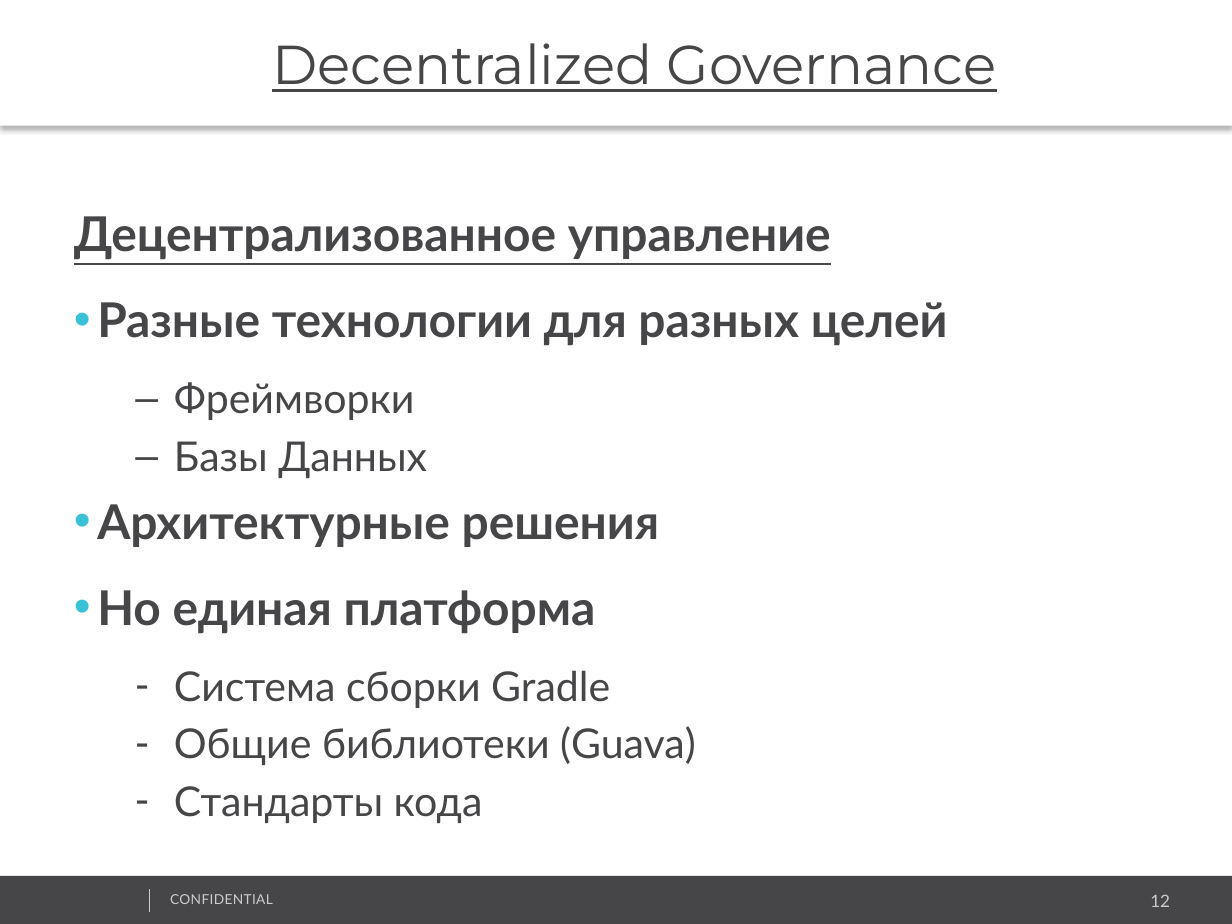
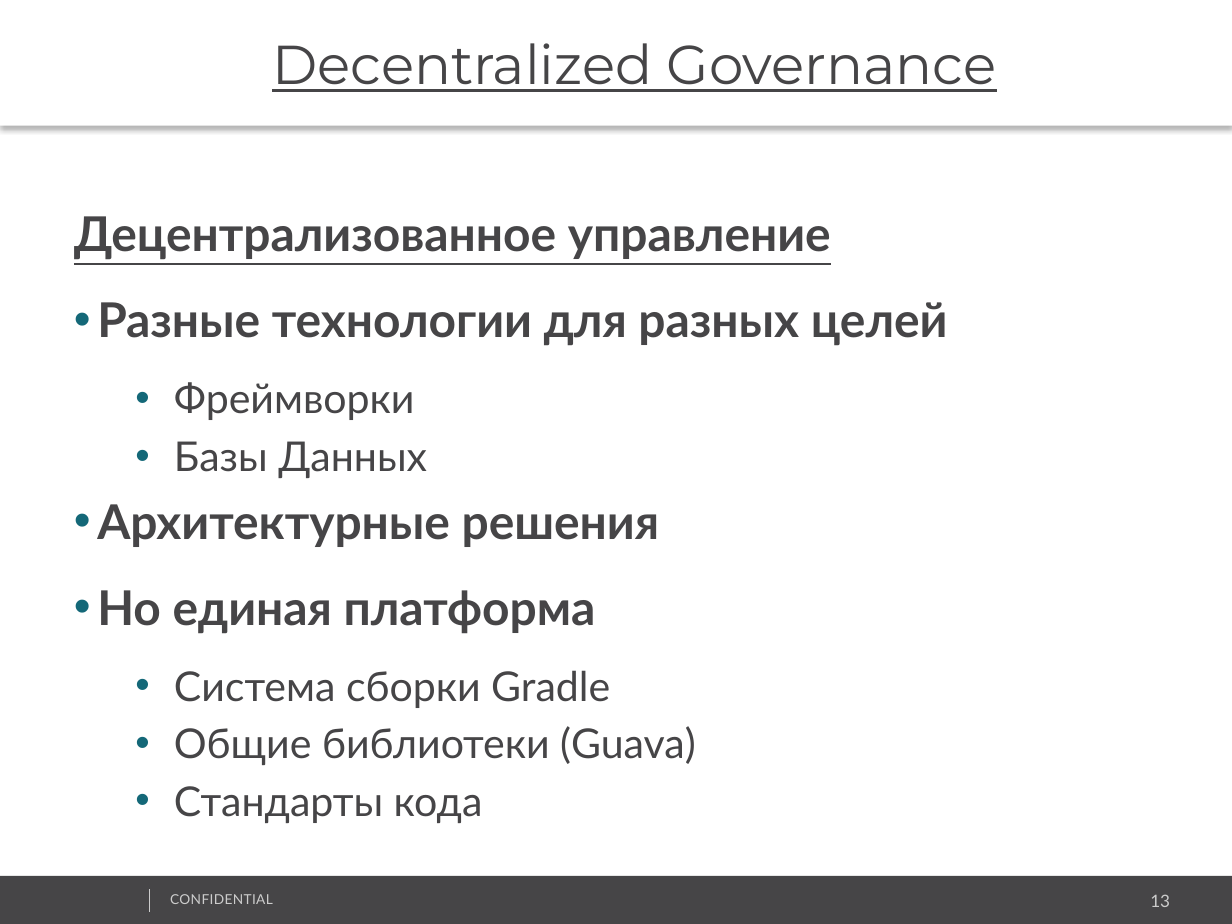
Before and after one commit to vitali-kviatkouski/personal, a slide deck: slide 13 of Microservices_Template.pptx (slide 12 before the commit). Drawn at 1232x924 pixels with LibreOffice and Linux fonts; fonts in the diff are those of the drawing; background and template pictures are left out. Boxes give left, top, right and bottom in pixels: in the first picture for what was removed or moved away, otherwise in the second. Text is boxed around its words. In the diff, an @@ line names an element or a change of style, - is before the commit and + after.

```diff
--- a/Microservices_Template.pptx
+++ b/Microservices_Template.pptx
@@ text at [97,302,948,765]: bullet colour #39C2D7 to #146878; bullet – to •; bullet - to • @@
@@ page number at [1150,894,1170,907]: text changed @@
-12
+13
```
Also in this commit, not shown: 23 other slides changed, 15 slides added, 2 slides removed.
